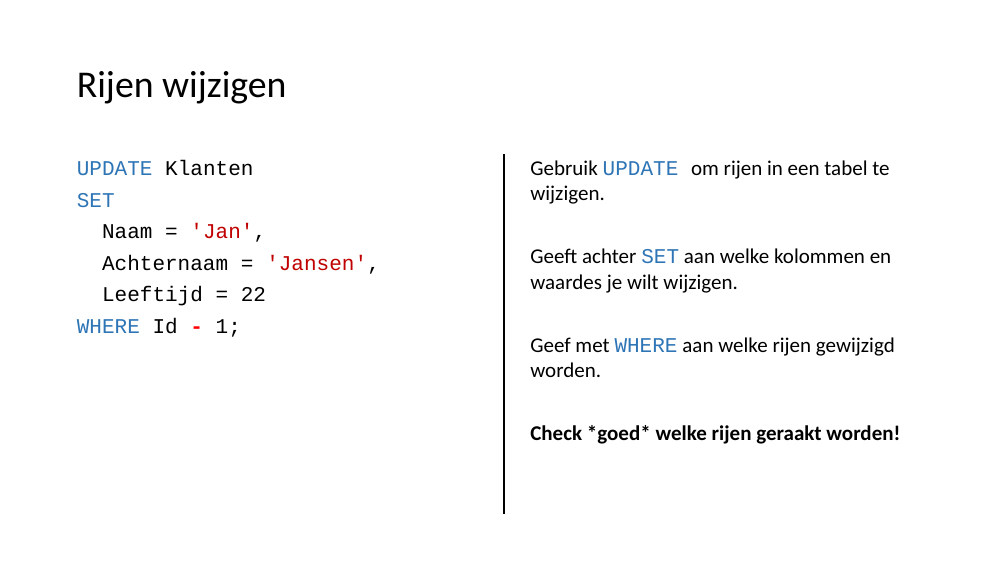
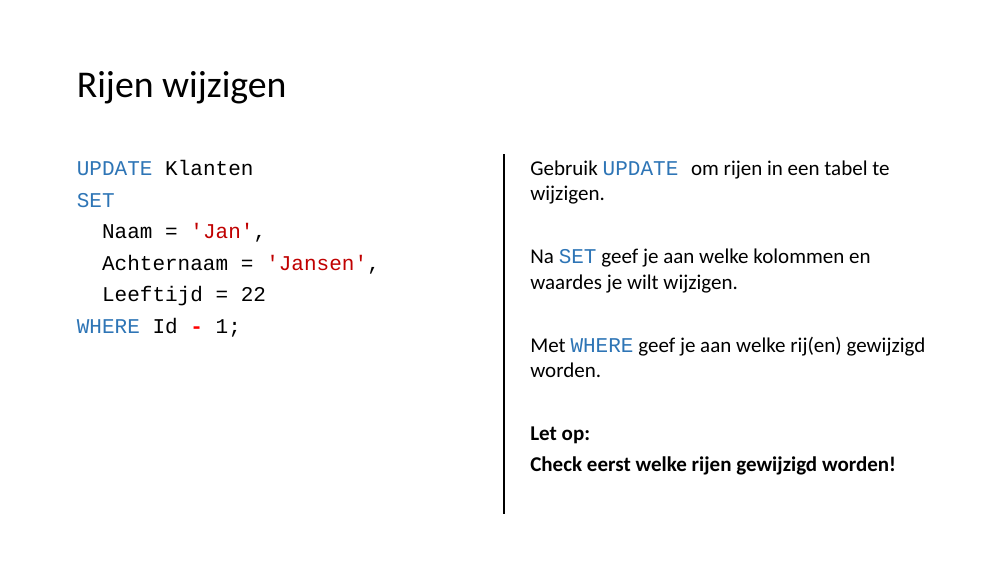
Before and after one commit to LFKoning/knowledge-sharing, a slide deck: slide 57 of sql_course_2p/1_basics/1_basics.pptx. Drawn at 1008x567 pixels with LibreOffice and Linux fonts; fonts in the diff are those of the drawing. Boxes give left, top, right and bottom in pixels: in the first picture for what was removed or moved away, otherwise in the second. Text is boxed around its words. In the diff, an @@ line names an element or a change of style, - is before the commit and + after.

```diff
--- a/sql_course_2p/1_basics/1_basics.pptx
+++ b/sql_course_2p/1_basics/1_basics.pptx
@@ text at [530,248,926,475]: text changed @@
-Geeft achter SET aan welke kolommen en waardes je wilt wijzigen.
-Geef met WHERE aan welke rijen gewijzigd worden.
-Check *goed* welke rijen geraakt worden!
+Na SET geef je aan welke kolommen en waardes je wilt wijzigen.
+Met WHERE geef je aan welke rij(en) gewijzigd worden.
+Let op:
+Check eerst welke rijen gewijzigd worden!
```
Also in this commit, not shown: 31 other slides changed, 3 slides added, 3 slides removed, 14 other files.
